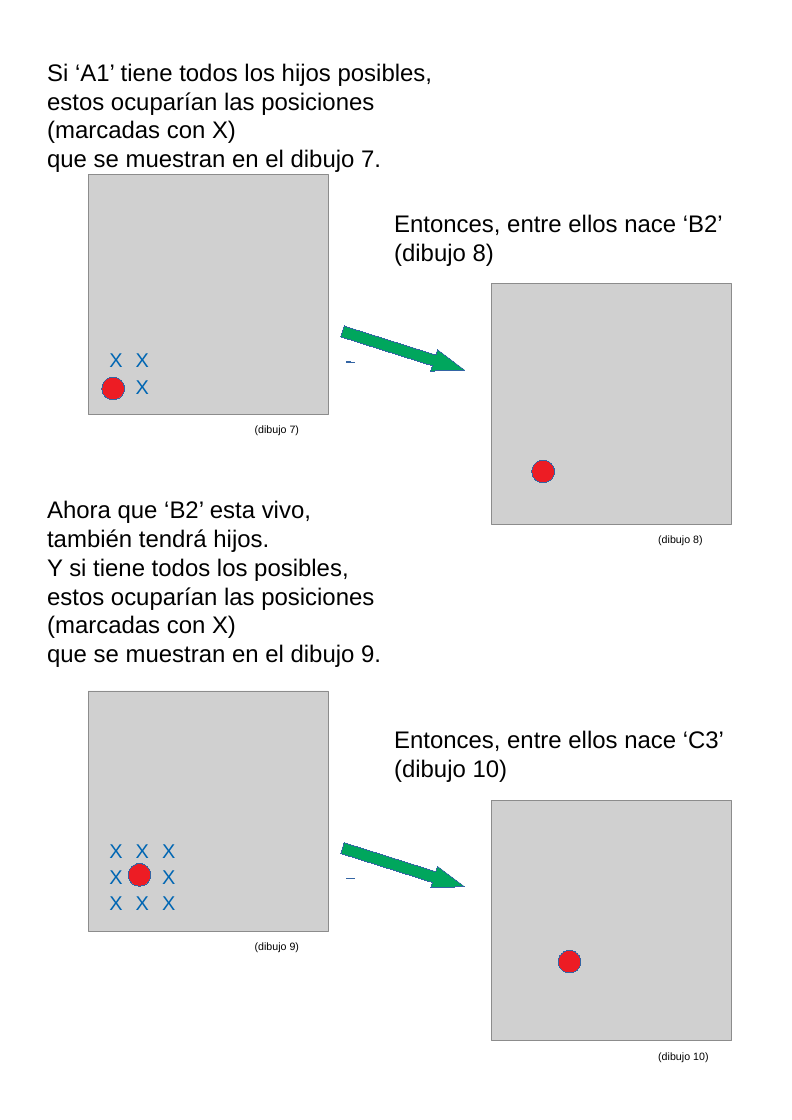
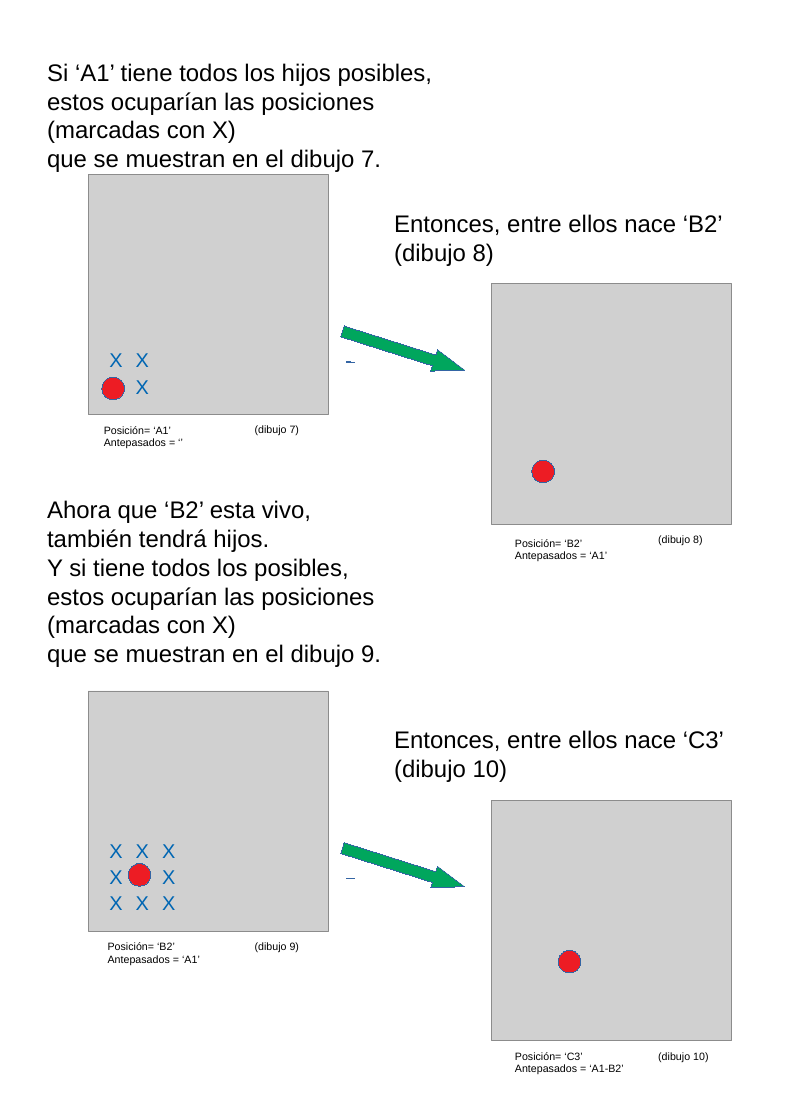
Before and after one commit to fabhrius/La-Cosa, a slide deck: slide 11 of capitulos/Resolver un problema simple/Resolviendo un problema simple.odp (slide 9 before the commit). Drawn at 792x1120 pixels with LibreOffice and Linux fonts; fonts in the diff are those of the drawing; grey boxes stand for pictures. Boxes give left, top, right and bottom in pixels: in the first picture for what was removed or moved away, otherwise in the second. Text is boxed around its words. In the diff, an @@ line names an element or a change of style, - is before the commit and + after.

```diff
--- a/capitulos/Resolver un problema simple/Resolviendo un problema simple.odp
+++ b/capitulos/Resolver un problema simple/Resolviendo un problema simple.odp
@@ text added at bbox=[104, 426, 171, 449], 8 pt, text #000000 @@
+Posición= ‘A1’
+Antepasados = ‘’
@@ text added at bbox=[515, 539, 607, 561], 8 pt, text #000000 @@
+Posición= ‘B2’
+Antepasados = ‘A1’
@@ text added at bbox=[108, 942, 200, 966], 8 pt, text #000000 @@
+Posición= ‘B2’
+Antepasados = ‘A1’
@@ text added at bbox=[515, 1052, 623, 1074], 8 pt, text #000000 @@
+Posición= ‘C3’
+Antepasados = ‘A1-B2’
```
Also in this commit, not shown: 5 other slides changed, 1 slide added, 2 slides removed, 2 other files.
